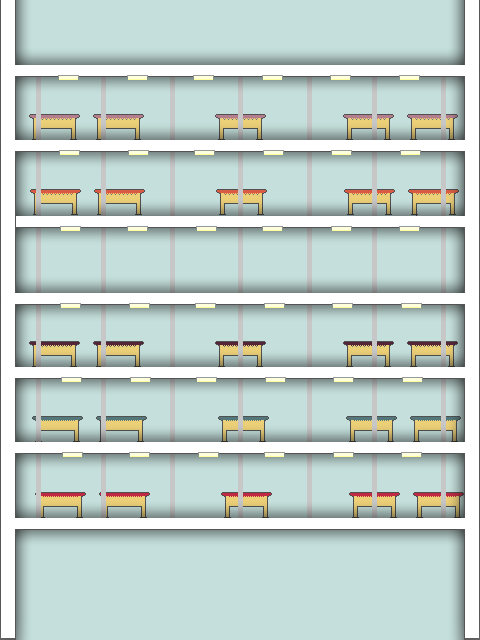
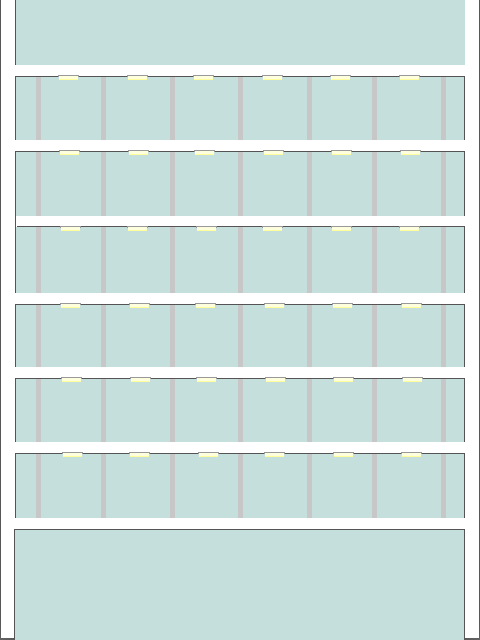
Comparing the layer stacks of the two 480 x 640 images. Changes:
painted on "walls" over [13,0,465,640]
"office": opacity 100% → 0%, painted on it over [29,114,464,518]
